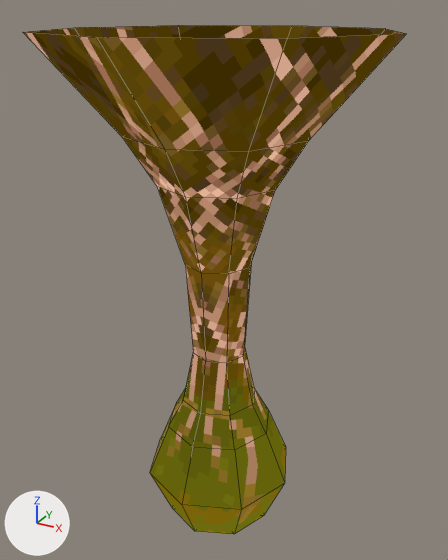
One commit to the Blender file models/objects/ithagnal_orb.blend: the scene before it, then after it.
Before and after are seen from a camera (50 mm lens) standing at (28.0, -49.9, 1.9) and looking at (-0.5, 1.9, -24.0). Arrows for +X, +Y and +Z are at lower left; the lights stay in place. Mesh edges are drawn as thin lines.

Script lines for the objects in view, before the commit:
```python
me_ithagnal_orb = bpy.data.meshes.new('ithagnal_orb')
me_ithagnal_orb.from_pydata(...)  # 73 vertices, 72 faces; spans x -16.0..16.0, y -16.0..16.0, z -53.9..0.1
me_ithagnal_orb.polygons.foreach_set('use_smooth', [True] * 72)
me_ithagnal_orb.materials.append(mat_ithagnal_orb_mat)  # picture img_ithagnal_orb_png
ob_ithagnal_orb = bpy.data.objects.new('ithagnal_orb', me_ithagnal_orb)
ob_ithagnal_orb.location = (0.0, 0.0, 0.0)
```
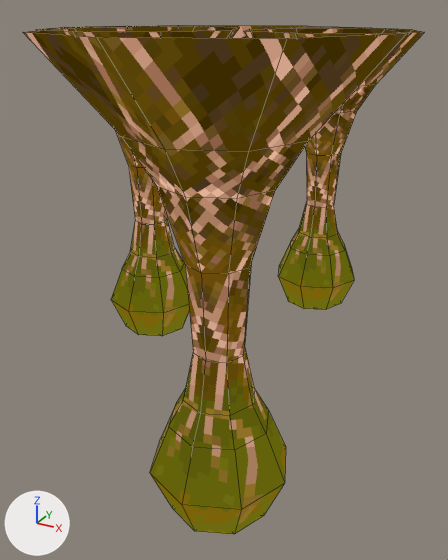
What differs and where, as boxes [x1, y1, x2, y2] in the pictures (448 x 560 px):
'ithagnal_orb', reshaped
    before: [23, 25, 406, 534]
    after: [23, 25, 424, 534]
part 1 of me_ithagnal_orb, added
    after: [244, 28, 424, 310]
part 2 of me_ithagnal_orb, added
    after: [37, 26, 239, 336]
part 3 of me_ithagnal_orb, added
    after: [23, 25, 406, 534]

The change, as a diff of the scene's bpy script:
```diff
--- a/models/objects/ithagnal_orb.blend.py
+++ b/models/objects/ithagnal_orb.blend.py
@@ me_ithagnal_orb @@
 # used by ob_ithagnal_orb; location = (0.0, 0.0, 0.0)
-me_ithagnal_orb.from_pydata(...)  # 73 vertices, 72 faces; spans x -16.0..16.0, y -16.0..16.0, z -53.9..0.1
+me_ithagnal_orb.from_pydata(...)  # 292 vertices, 288 faces; spans x -18.7..16.1, y -16.0..16.0, z -53.9..0.1
+# me_ithagnal_orb part 1: the loose piece of 73 vertices spanning x -16.0..16.0, y -16.0..16.0, z -53.9..0.1 is copied, and the copy is scaled about its middle by 0.5, then moved by (8.1, 5.8, 13.4); it spans x 0.1..16.1, y -2.2..13.8, z -26.9..0.0
+# me_ithagnal_orb part 2: the loose piece of 73 vertices spanning x -16.0..16.0, y -16.0..16.0, z -53.9..0.1 is copied, and the copy is scaled about its middle by 0.6, then moved by (-9.1, 1.5, 10.8); it spans x -18.7..0.5, y -8.1..11.1, z -32.3..0.1
+# me_ithagnal_orb part 3: a new loose piece of 73 vertices spanning x -16.0..16.0, y -16.0..16.0, z -53.9..0.1, in mat_ithagnal_orb_mat (picture img_ithagnal_orb_png)
 me_ithagnal_orb.materials.append(mat_ithagnal_orb_mat)
```
